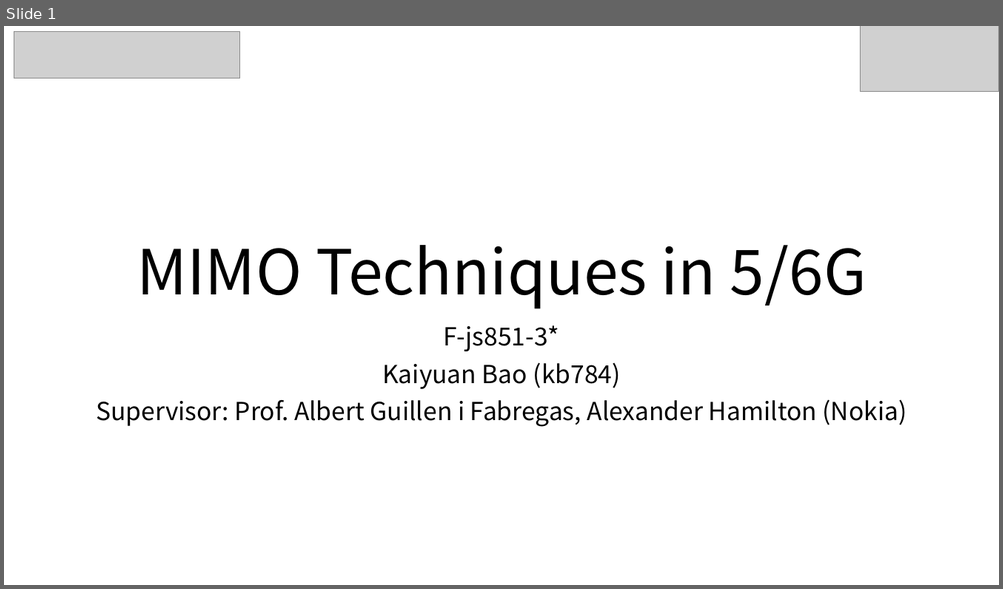
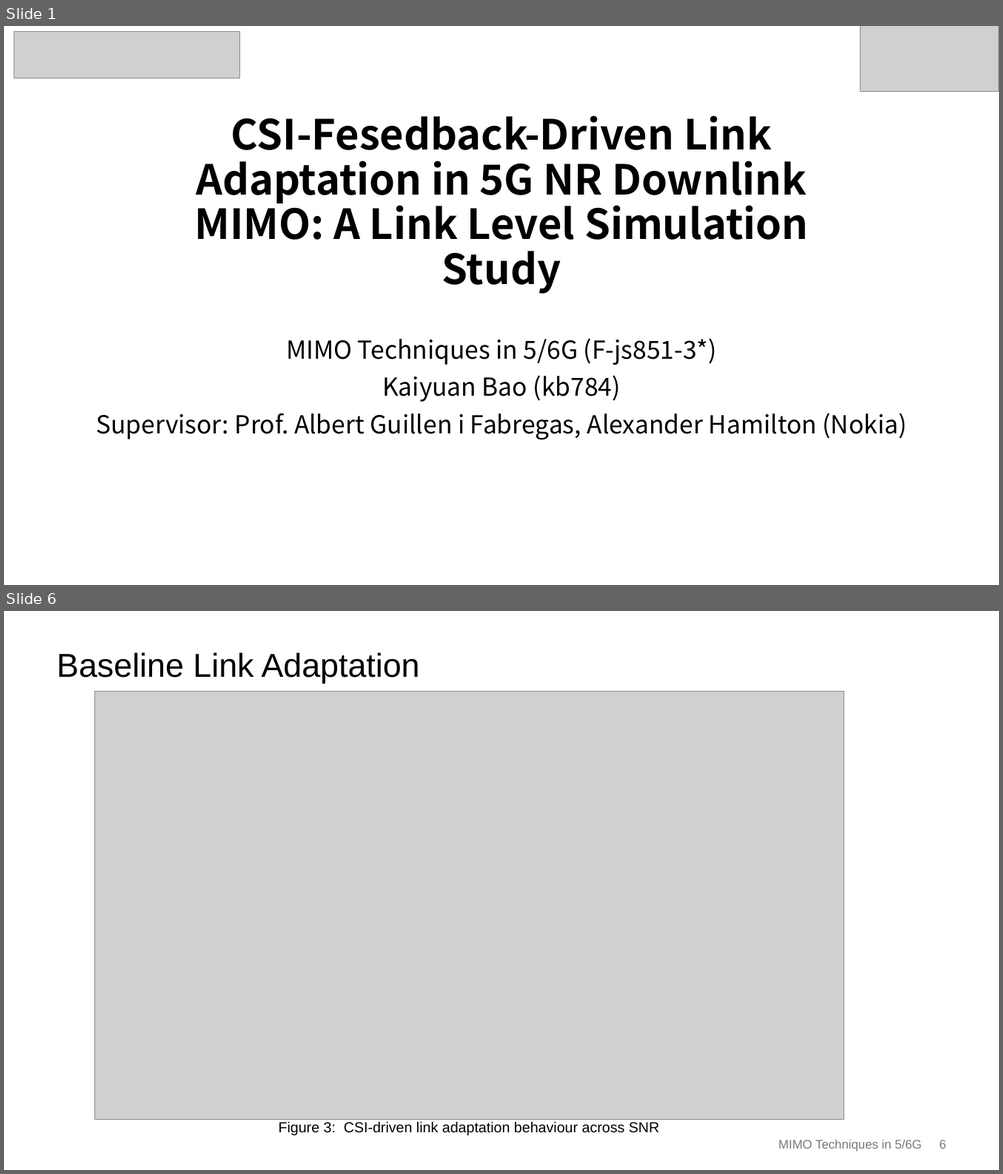
Before and after one commit to Bariumoxid/MIMOTechniques, a slide deck: PPT/Final_PPT/PPT_Final.pptx. Shown one above the other, each under a label of ours: slide 1 before the commit, slides 1 and 6 after it; the slides between them are not shown. The pictures are 1003x589 and 1003x1174 pixels, drawn with LibreOffice and Linux fonts; fonts in the diff are those of the drawing; grey boxes stand for pictures. Boxes give left, top, right and bottom in pixels: in the first picture for what was removed or moved away, otherwise in the second. Text is boxed around its words. In the diff, an @@ line names an element or a change of style, - is before the commit and + after.

```diff
--- a/PPT/Final_PPT/PPT_Final.pptx
+++ b/PPT/Final_PPT/PPT_Final.pptx
@@ slide 6 added at box(4, 611, 999, 1170), background #FFFFFF @@
@@ title added at box(57, 652, 420, 684), 32 pt, text #000000 @@
+Baseline Link Adaptation
@@ picture added at box(94, 692, 843, 1120) @@
@@ text added at box(279, 1122, 659, 1136), 14 pt, text #000000 @@
+Figure 3: CSI-driven link adaptation behaviour across SNR
@@ text added at box(778, 1140, 945, 1152), 12 pt, text #797979 @@
+MIMO Techniques in 5/6G 6
@@ slide 1 changed as well @@
@@ title at box(194, 116, 808, 294): text changed; size 60 to 40 pt; bold on @@
-MIMO Techniques in 5/6G
+CSI-Fesedback-Driven Link Adaptation in 5G NR Downlink MIMO: A Link Level Simulation Study
@@ subtitle "MIMO Techniques in 5/6G (F-js851-3*)": place and size @@
-subtitle "MIMO Techniques in 5/6G (F-js851-3*)" at box(96, 326, 907, 427)
+subtitle "MIMO Techniques in 5/6G (F-js851-3*)" at box(96, 338, 907, 440)
@@ subtitle at box(286, 338, 717, 365): text changed @@
-F-js851-3*
+MIMO Techniques in 5/6G (F-js851-3*)
```
Also in this commit, not shown: 2 other slides changed, 4 other slides added, 6 slides removed.
